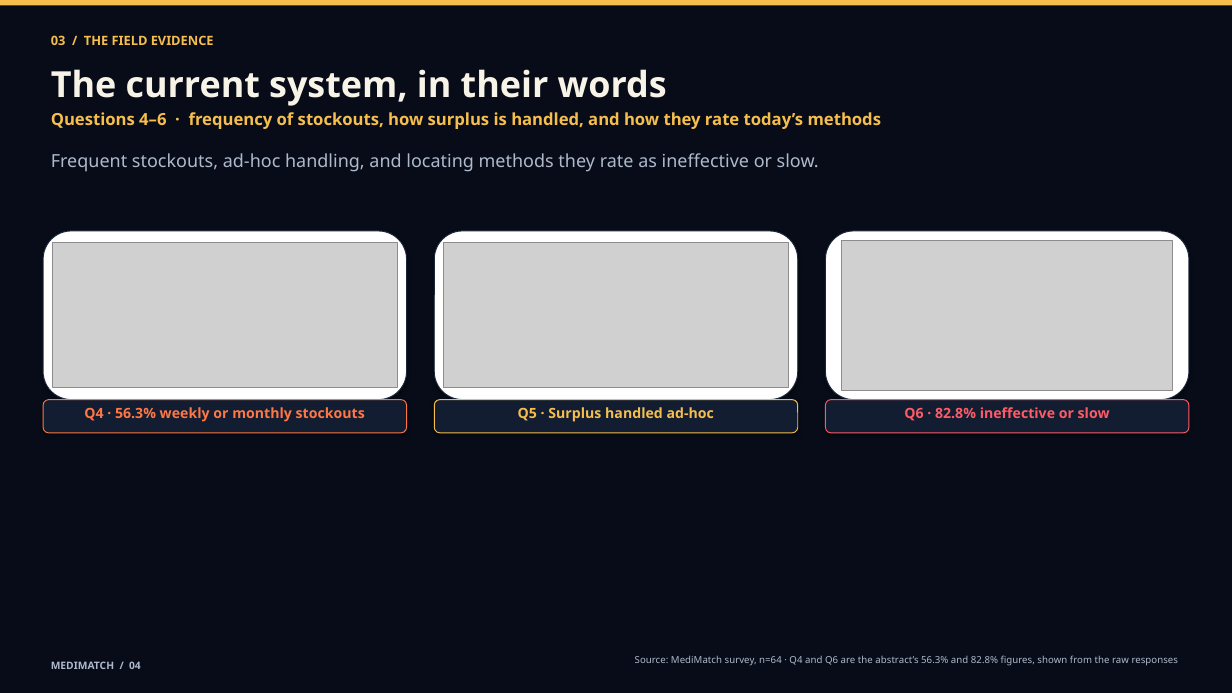
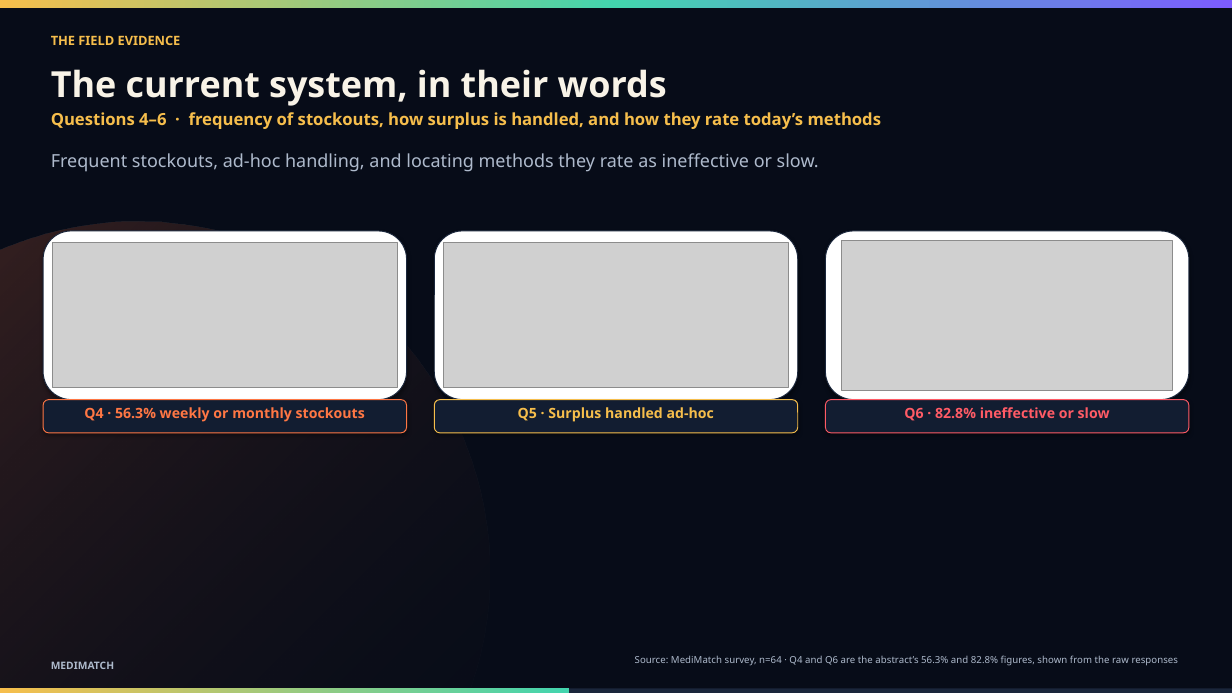
Before and after one commit to lesnargitonga/MediMatch, a slide deck: slide 6 of presentation/MediMatch_Conference_Deck.pptx (slide 4 before the commit). Drawn at 1232x693 pixels with LibreOffice and Linux fonts; fonts in the diff are those of the drawing; grey boxes stand for pictures. Boxes give left, top, right and bottom in pixels: in the first picture for what was removed or moved away, otherwise in the second. Text is boxed around its words. In the diff, an @@ line names an element or a change of style, - is before the commit and + after.

```diff
--- a/presentation/MediMatch_Conference_Deck.pptx
+++ b/presentation/MediMatch_Conference_Deck.pptx
@@ rectangle at [0,0,1232,8]: fill #F6BE4C to gradient #F6BE4C to #43D5AE to #7C5CFF @@
@@ text at [51,35,181,45]: text changed @@
-03 / THE FIELD EVIDENCE
+THE FIELD EVIDENCE
@@ ellipse added at [0,222,490,693], fill gradient #FF7744 to #070C18 @@
@@ rectangle added at [0,689,1232,693], fill #1A263B @@
@@ rectangle added at [0,689,568,693], fill gradient #F6BE4C to #43D5AE @@
@@ text at [51,661,114,669]: text changed @@
-MEDIMATCH / 04
+MEDIMATCH
```
Also in this commit, not shown: 9 other slides changed, 3 slides added, 2 other files.
